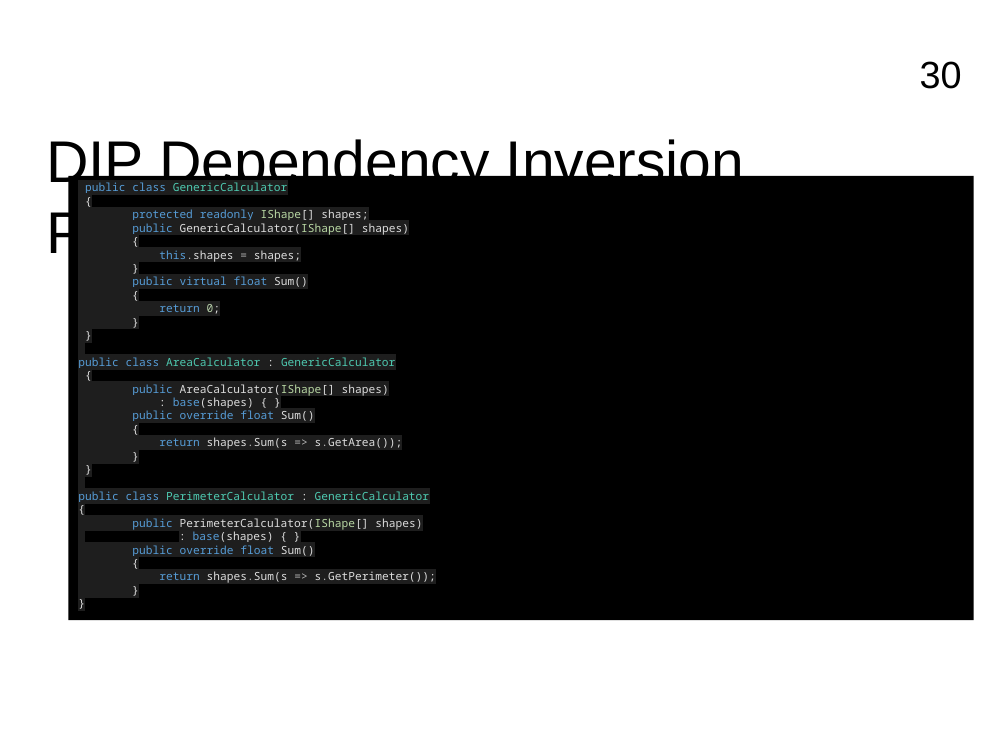
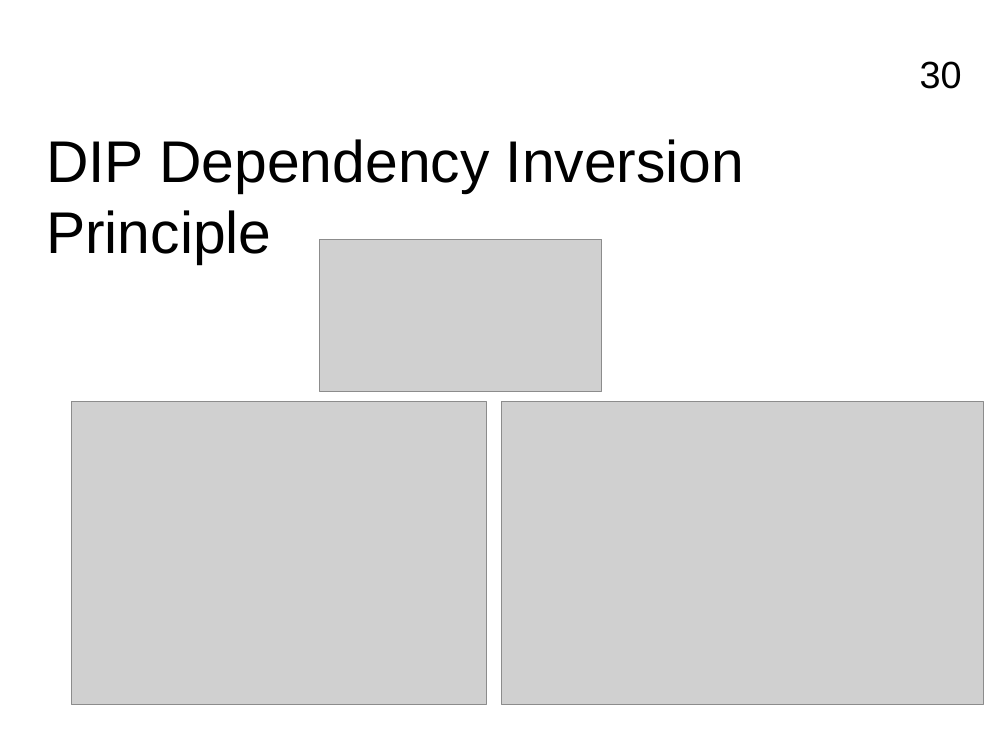
Before and after one commit to FrancoMelandri/SOLID, a slide deck: slide 30 of docs/solid.pptx. Drawn at 1008x756 pixels with LibreOffice and Linux fonts; fonts in the diff are those of the drawing; grey boxes stand for pictures. Boxes give left, top, right and bottom in pixels: in the first picture for what was removed or moved away, otherwise in the second. Text is boxed around its words. In the diff, an @@ line names an element or a change of style, - is before the commit and + after.

Commit message:
removing DIP snippets introducing carbon images

```diff
--- a/docs/solid.pptx
+++ b/docs/solid.pptx
@@ rectangle removed at [69, 175, 974, 620] @@
-public class GenericCalculator
-{
-protected readonly IShape[] shapes;
-public GenericCalculator(IShape[] shapes)
-{
-this.shapes = shapes;
-}
-public virtual float Sum()
-{
-return 0;
-}
-}
-public class AreaCalculator : GenericCalculator
-{
-public AreaCalculator(IShape[] shapes)
-: base(shapes) { }
-public override float Sum()
-{
-return shapes.Sum(s => s.GetArea());
-}
-}
-public class PerimeterCalculator : GenericCalculator
-{
-public PerimeterCalculator(IShape[] shapes)
-: base(shapes) { }
-public override float Sum()
-{
-return shapes.Sum(s => s.GetPerimeter());
-}
-}
@@ picture added at [320, 239, 602, 391] @@
@@ picture added at [72, 402, 487, 705] @@
@@ picture added at [501, 402, 983, 705] @@
```
Also in this commit, not shown: 2 slides added.
